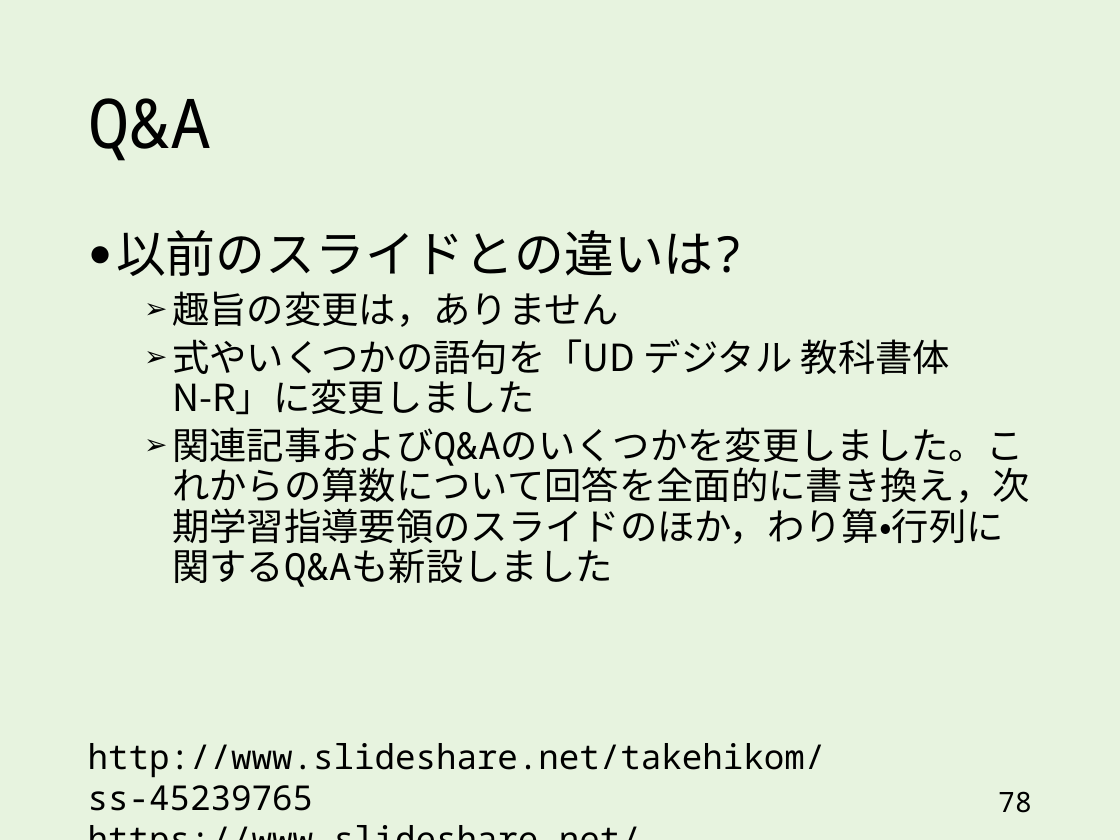
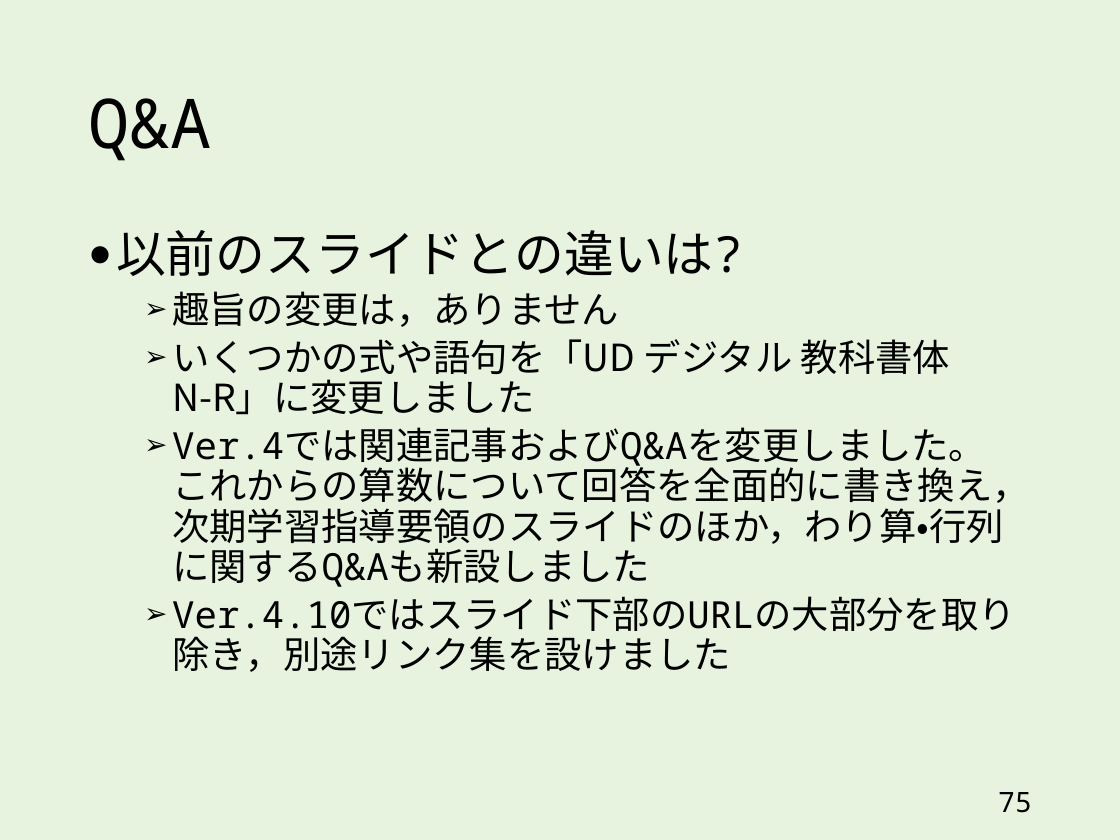
Before and after one commit to takehiko/dealout, a slide deck: slide 75 of slides/2x3_3x2_v4.pptx (slide 78 before the commit). Drawn at 1120x840 pixels with LibreOffice and Linux fonts; fonts in the diff are those of the drawing. Boxes give left, top, right and bottom in pixels: in the first picture for what was removed or moved away, otherwise in the second. Text is boxed around its words. In the diff, an @@ line names an element or a change of style, - is before the commit and + after.

```diff
--- a/slides/2x3_3x2_v4.pptx
+++ b/slides/2x3_3x2_v4.pptx
@@ text at bbox=[172, 339, 1030, 672]: text changed @@
-  ➢ 式やいくつかの語句を「UD デジタル 教科書体
-    N-R」に変更しました
-  ➢ 関連記事およびQ&Aのいくつかを変更しました。これからの算数について回答を全面的に書き換え，次期学習指導要領のスライドのほか，わり算・行列に関するQ&Aも新設しました
+  ➢ いくつかの式や語句を「UD デジタル 教科書体
+    N-R」に変更しました
+  ➢ Ver.4では関連記事およびQ&Aを変更しました。
+    これからの算数について回答を全面的に書き換え，次期学習指導要領のスライドのほか，わり算・行列に関するQ&Aも新設しました
+  ➢ Ver.4.10ではスライド下部のURLの大部分を取り除き，別途リンク集を設けました
@@ text removed at bbox=[88, 743, 826, 811] @@
-http://www.slideshare.net/takehikom/ss-45239765
-https://www.slideshare.net/takehikom/2x3-3x2
@@ page number at bbox=[998, 792, 1032, 813]: text changed @@
-78
+75
```
Also in this commit, not shown: 17 other slides changed, 1 slide added, 3 slides removed, 1 other file.
